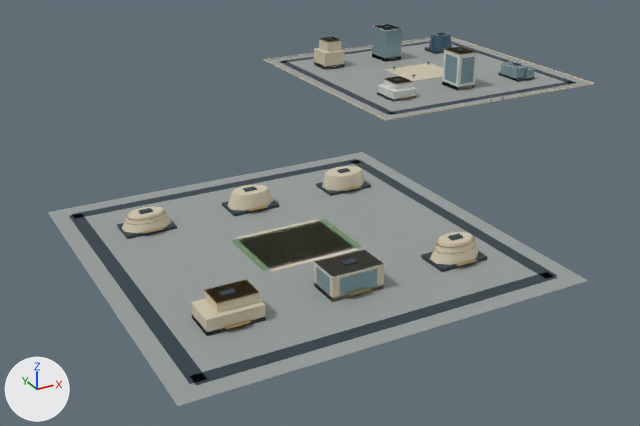
The glTF model web/public/assets/3d/ampliworld/GC-CITY-2030/GC-TILE-18-01.glb, before and after one commit.
Before and after are seen from a 50 mm lens placed at (7480.0, 13184.0, 326.0), pointed at (7924.0, 13991.0, -77.0). Lighting does not change. The marker at lower left points along +X, +Y and +Z. The picture after the commit comes second. Where no turn or scale is listed for an object, it has been applied to the vertices. Vertices at exactly the same position are counted once.

Objects in the first picture: 'GC-TILE-18-01-blue', 'GC-TILE-18-01-dark', 'GC-TILE-18-01-field', 'GC-TILE-18-01-glass', 'GC-TILE-18-01-gold', 'GC-TILE-18-01-ivory', 'GC-TILE-18-01-paving', 'GC-TILE-18-01-white'.
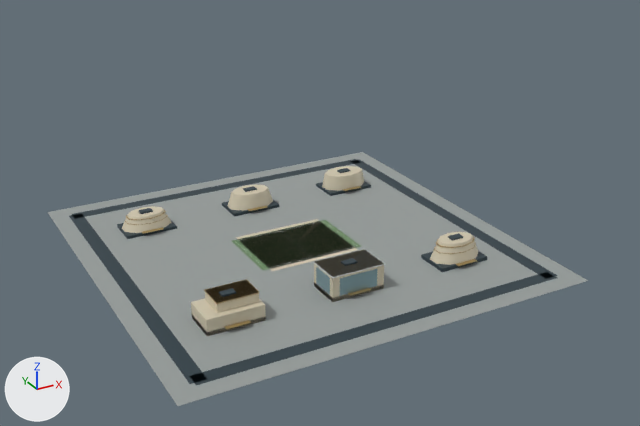
Edits to the bpy script that builds the scene:
```text
Change me_mesh_0:
    used by ob_gc_tile_18_01_paving; location = (0.0, 0.0, 0.0)
    remove me_mesh_0.from_pydata(...)  # 16 vertices, 24 faces; spans x 7621.0..8379.0, y 13621.0..14379.0, z 0.0
    add me_mesh_0.from_pydata(...)  # 8 vertices, 12 faces; spans x 7621.0..7959.0, y 13621.0..13959.0, z 0.0
    me_mesh_0 part 1: the loose piece of 8 vertices spanning x 8041.0..8379.0, y 14041.0..14379.0, z 0.0 is deleted
Change me_mesh_1:
    used by ob_gc_tile_18_01_dark; location = (0.0, 0.0, 0.0)
    remove me_mesh_1.from_pydata(...)  # 256 vertices, 384 faces; spans x 7636.0..8364.0, y 13636.0..14364.0, z 0.0..51.0
    add me_mesh_1.from_pydata(...)  # 128 vertices, 192 faces; spans x 7636.0..7944.0, y 13636.0..13944.0, z 0.0..22.0
    me_mesh_1 part 2: 16 loose pieces with 128 vertices, spanning x 8056.0..8364.0, y 14056.0..14364.0, z 0.0..51.0, are deleted
Change me_mesh_2:
    used by ob_gc_tile_18_01_ivory; location = (0.0, 0.0, 0.0)
    remove me_mesh_2.from_pydata(...)  # 184 vertices, 304 faces; spans x 7668.0..8380.0, y 13688.0..14380.0, z 0.0..39.0
    add me_mesh_2.from_pydata(...)  # 120 vertices, 208 faces; spans x 7668.0..7911.0, y 13688.0..13896.0, z 0.0..21.0
    me_mesh_2 part 3: 8 loose pieces with 64 vertices, spanning x 8040.0..8380.0, y 14040.0..14380.0, z 0.0..39.0, are deleted
Change me_mesh_5:
    used by ob_gc_tile_18_01_gold; location = (0.0, 0.0, 0.0)
    remove me_mesh_5.from_pydata(...)  # 474 vertices, 816 faces; spans x 7670.0..8327.0, y 13684.0..14317.0, z 0.0..49.0
    add me_mesh_5.from_pydata(...)  # 320 vertices, 564 faces; spans x 7670.0..7910.0, y 13684.0..13895.0, z 4.0..21.0
    me_mesh_5 part 4: 14 loose pieces with 154 vertices, spanning x 8100.0..8327.0, y 14040.0..14317.0, z 0.0..49.0, are deleted
Change me_mesh_6:
    used by ob_gc_tile_18_01_glass; location = (0.0, 0.0, 0.0)
    remove me_mesh_6.from_pydata(...)  # 120 vertices, 180 faces; spans x 7767.0..8324.0, y 13687.0..14320.0, z 0.0..47.0
    add me_mesh_6.from_pydata(...)  # 32 vertices, 48 faces; spans x 7767.0..7813.0, y 13687.0..13717.0, z 4.0..19.0
    me_mesh_6 part 9: 11 loose pieces with 88 vertices, spanning x 8196.0..8324.0, y 14100.0..14320.0, z 0.0..47.0, are deleted
Change me_mesh_7:
    used by ob_gc_tile_18_01_white; location = (0.0, 0.0, 0.0)
    remove me_mesh_7.from_pydata(...)  # 136 vertices, 204 faces; spans x 7746.0..8315.0, y 13687.0..14321.0, z 0.0..49.0
    add me_mesh_7.from_pydata(...)  # 96 vertices, 144 faces; spans x 7746.0..7834.0, y 13687.0..13819.0, z 0.0..21.0
    me_mesh_7 part 5: the loose piece of 8 vertices spanning x 8195.0..8225.0, y 14283.0..14321.0, z 46.0..47.0 is deleted
    me_mesh_7 part 6: the loose piece of 8 vertices spanning x 8092.0..8128.0, y 14103.0..14141.0, z 0.0..13.0 is deleted
    me_mesh_7 part 7: the loose piece of 8 vertices spanning x 8100.0..8126.0, y 14110.0..14139.0, z 13.0..21.0 is deleted
    me_mesh_7 part 8: the loose piece of 8 vertices spanning x 8196.0..8224.0, y 14104.0..14140.0, z 0.0..49.0 is deleted
    other edits to the shape of me_mesh_7 do not show in these pictures
Remove ob_gc_tile_18_01_blue:
    ob_gc_tile_18_01_blue = bpy.data.objects.new('GC-TILE-18-01-blue', me_mesh_8)
    ob_gc_tile_18_01_blue.location = (0.0, 0.0, 0.0)
```

Where the change shows, as pixel boxes [x1, y1, x2, y2] in the pictures (640 x 426 px):
'GC-TILE-18-01-paving', reshaped (31% shorter): before [47, 38, 590, 406]; after [47, 152, 588, 406]
'GC-TILE-18-01-dark', reshaped (37% shorter): before [69, 26, 576, 385]; after [69, 159, 558, 385]
'GC-TILE-18-01-ivory', reshaped (25% narrower, 43% shorter): before [122, 37, 595, 336]; after [122, 166, 478, 336]
'GC-TILE-18-01-glass', reshaped: before [316, 24, 535, 296]; after [316, 267, 378, 296]
'GC-TILE-18-01-white', reshaped (49% narrower, 78% shorter): before [238, 24, 525, 278]; after [238, 222, 385, 278]
'GC-TILE-18-01-gold', reshaped: before [125, 37, 531, 329]; after [125, 186, 477, 329]
'GC-TILE-18-01-blue', deleted: before [429, 32, 452, 50]
part 1 of me_mesh_0, deleted: before [267, 38, 590, 119]
part 2 of me_mesh_1, deleted: before [280, 26, 576, 115]
part 3 of me_mesh_2, deleted: before [264, 37, 595, 121]
part 4 of me_mesh_5, deleted: before [319, 37, 531, 102]
part 5 of me_mesh_7, deleted: before [373, 24, 403, 31]
part 6 of me_mesh_7, deleted: before [377, 84, 417, 101]
part 7 of me_mesh_7, deleted: before [384, 76, 413, 90]
part 8 of me_mesh_7, deleted: before [442, 47, 477, 91]
part 9 of me_mesh_6, deleted: before [372, 24, 535, 84]
